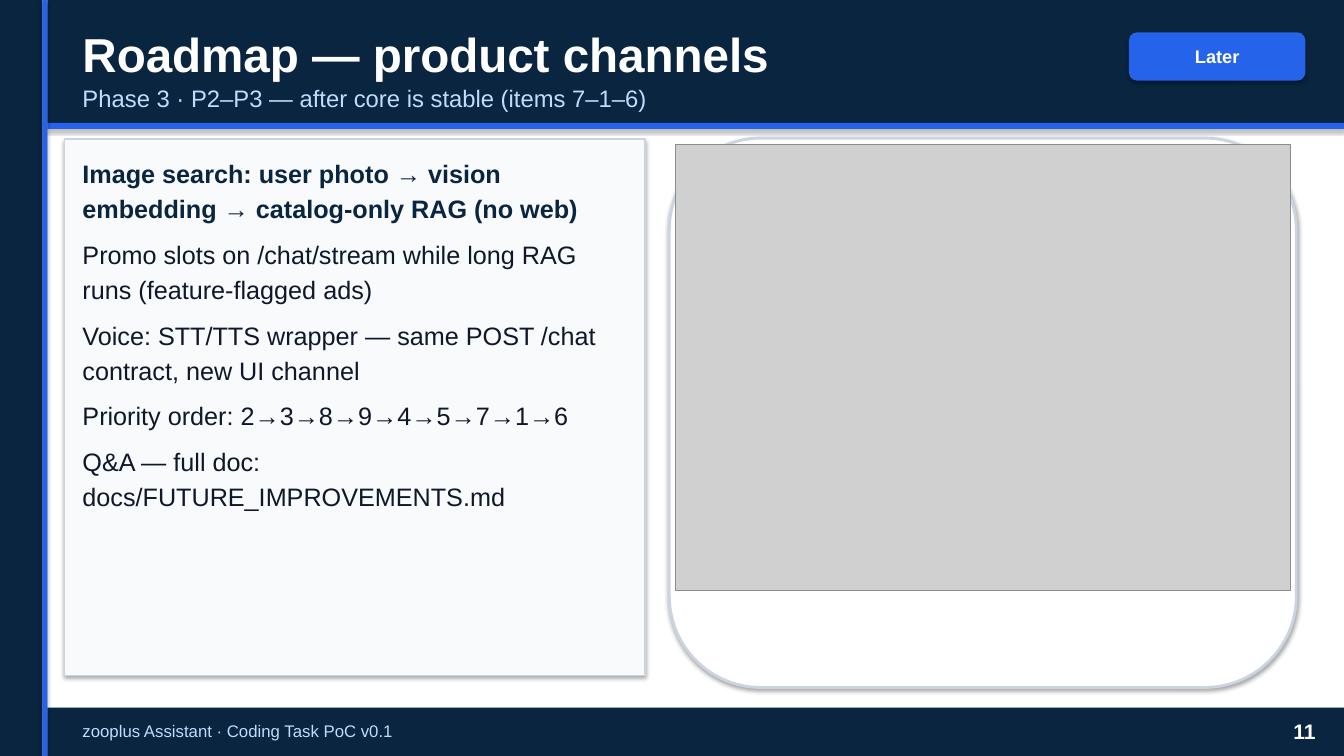
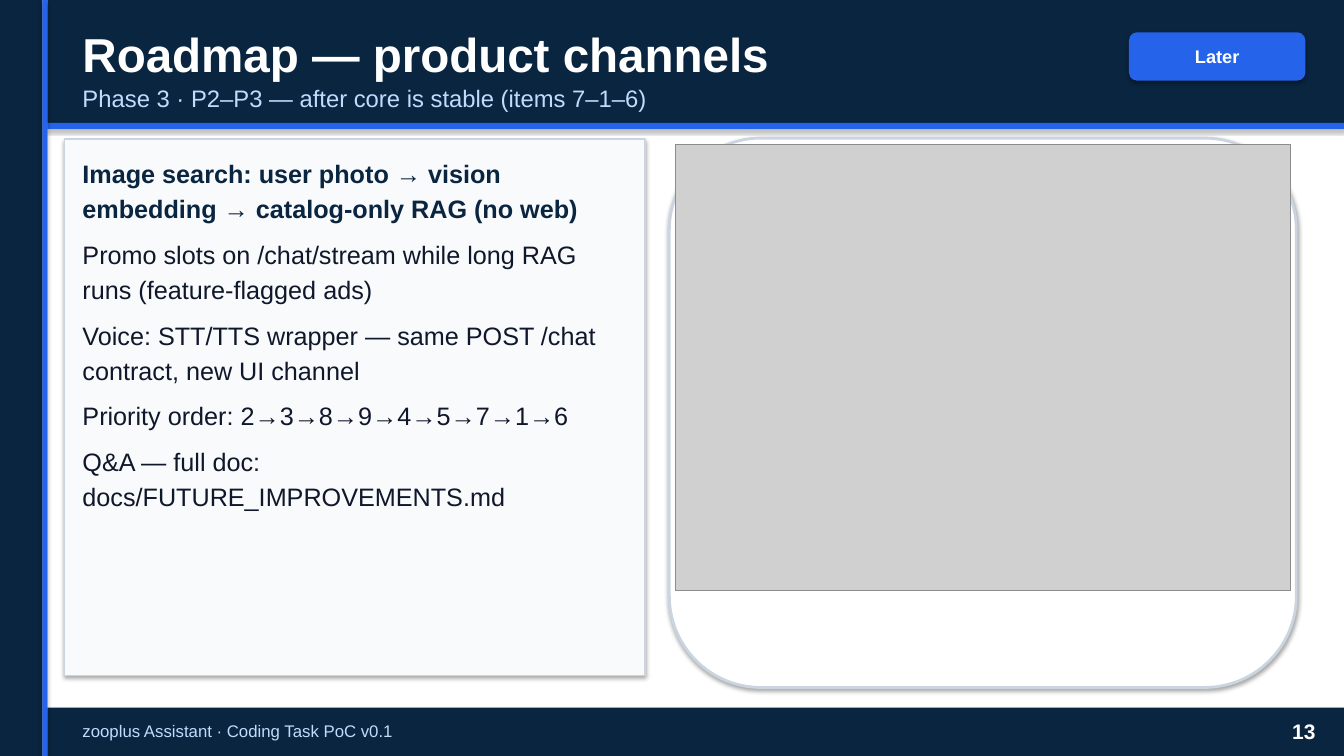
Before and after one commit to peluzzza/PoCAssistantZooplus, a slide deck: slide 13 of docs/deliverables/v0.1/zooplus-assistant-interview-15min-pro.pptx (slide 11 before the commit). Drawn at 1344x756 pixels with LibreOffice and Linux fonts; fonts in the diff are those of the drawing; grey boxes stand for pictures. Boxes give left, top, right and bottom in pixels: in the first picture for what was removed or moved away, otherwise in the second. Text is boxed around its words. In the diff, an @@ line names an element or a change of style, - is before the commit and + after.

```diff
--- a/docs/deliverables/v0.1/zooplus-assistant-interview-15min-pro.pptx
+++ b/docs/deliverables/v0.1/zooplus-assistant-interview-15min-pro.pptx
@@ text at <box>1292,724,1315,740</box>: text changed @@
-11
+13
```
Also in this commit, not shown: 6 other slides changed, 2 slides added, 3 other files.
